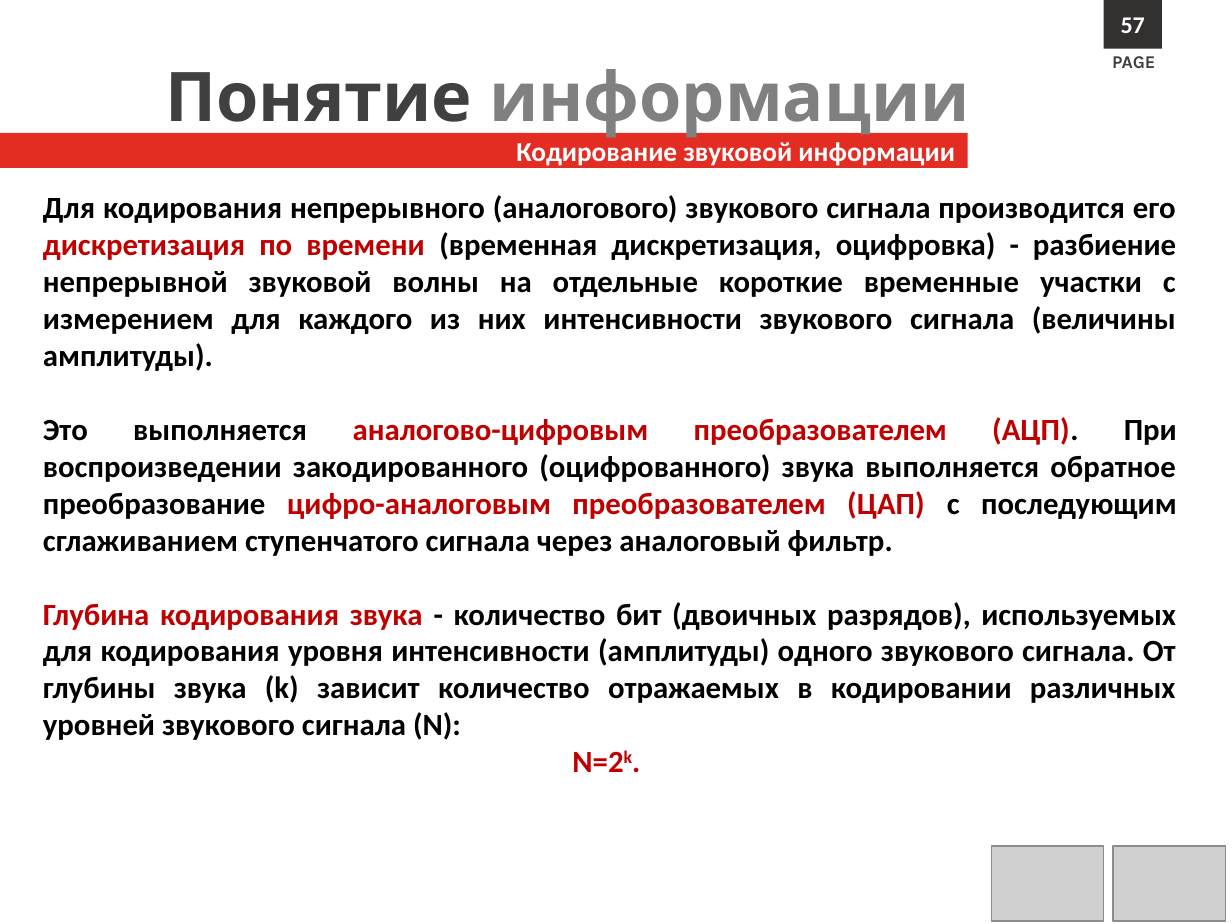
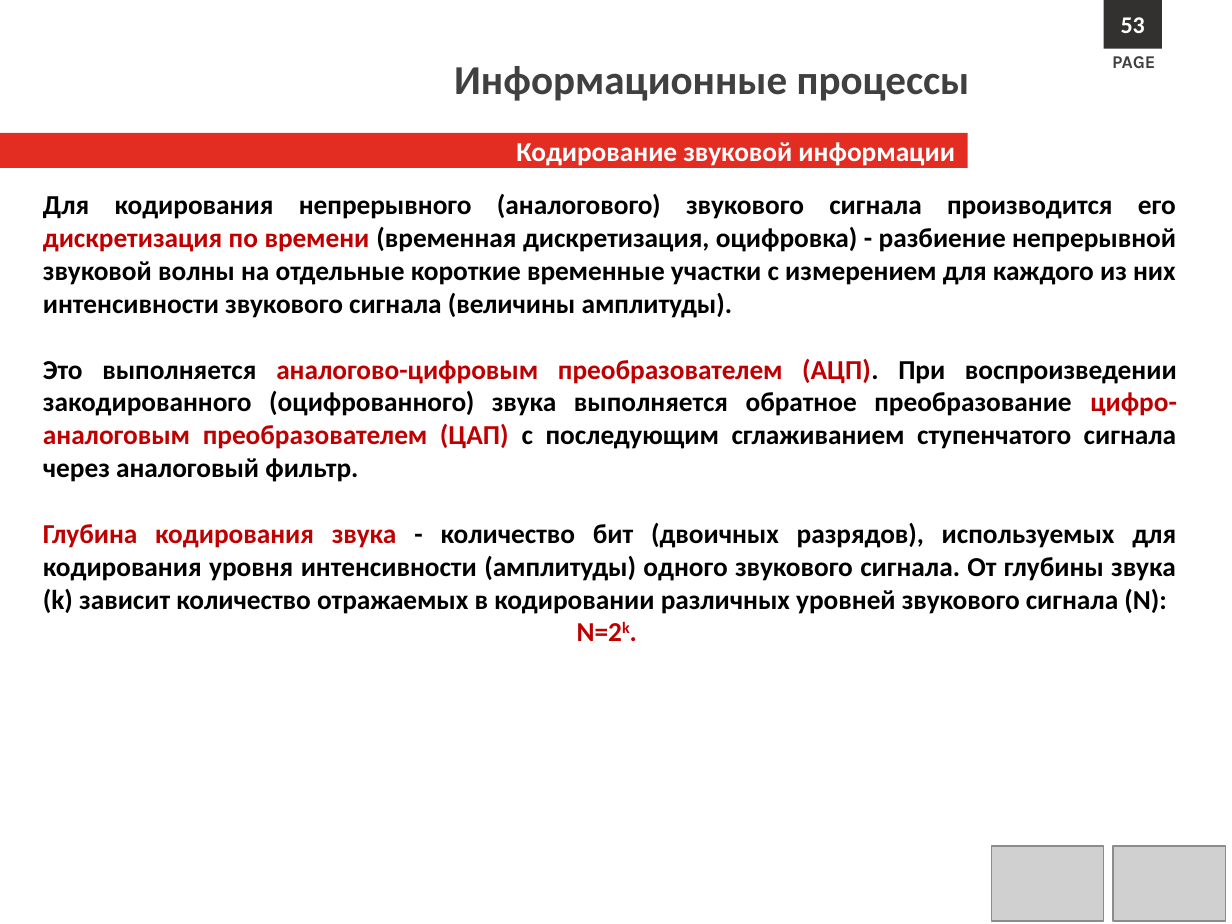
Before and after one commit to s1211001142/computer_science_course, a slide deck: slide 53 of Lectures/Л1.Информационные процессы.pptx (slide 58 before the commit). Drawn at 1232x924 pixels with LibreOffice and Linux fonts; fonts in the diff are those of the drawing; grey boxes stand for pictures; background and template pictures are left out. Boxes give left, top, right and bottom in pixels: in the first picture for what was removed or moved away, otherwise in the second. Text is boxed around its words. In the diff, an @@ line names an element or a change of style, - is before the commit and + after.

```diff
--- a/Lectures/Л1.Информационные процессы.pptx
+++ b/Lectures/Л1.Информационные процессы.pptx
@@ text in rectangle at (1121,17,1145,33): text changed @@
-57
+53
@@ text at (454,66,970,101): text changed; size 40 to 24 pt; font Karla to Calibri; text colour #808080 to #404040 @@
-Понятие информации
+Информационные процессы
@@ text "Для кодирования непрерывного (аналогового) звукового ..." at (43,194,1177,641): size 18 to 16 pt @@
```
Also in this commit, not shown: 47 other slides changed, 7 slides added, 13 slides removed, 10 other files.
